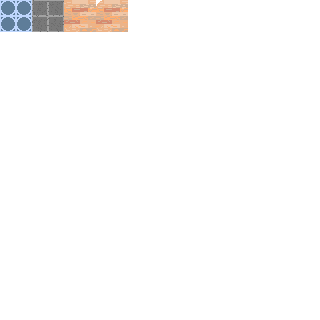
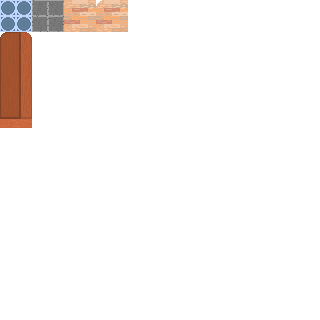
Layered file, before and after one edit (320 × 320). Changes by layer:
pixels changed over [left=0, top=32, right=32, bottom=128] (layer not identified)
